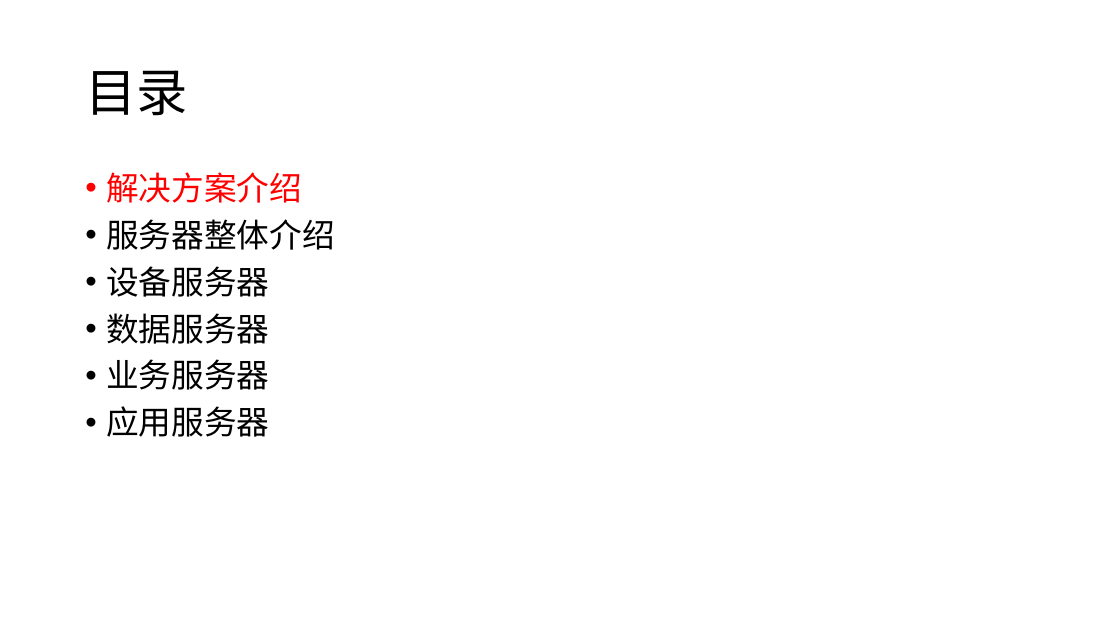
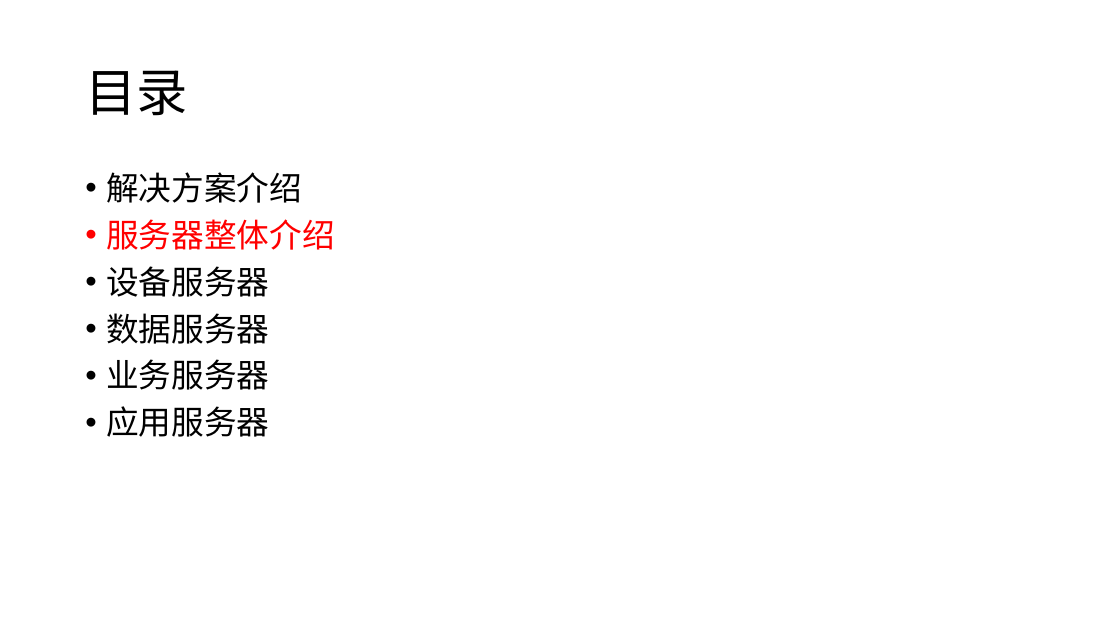
Before and after one commit to aishenhaowe/futurecity, a slide deck: slide 4 of Doc/FC－Server-Architecture.pptx. Drawn at 1120x630 pixels with LibreOffice and Linux fonts; fonts in the diff are those of the drawing. Boxes give left, top, right and bottom in pixels: in the first picture for what was removed or moved away, otherwise in the second. Text is boxed around its words. In the diff, an @@ line names an element or a change of style, - is before the commit and + after.

```diff
--- a/Doc/FC－Server-Architecture.pptx
+++ b/Doc/FC－Server-Architecture.pptx
@@ text at <box>106,172,334,250</box>: text colour #FF0000 to #000000 in "解决方案介绍"; text colour #000000 to #FF0000 in "服务器整体介绍" @@
```
Also in this commit, not shown: 1 other slide changed, 1 slide added, 1 slide removed.
